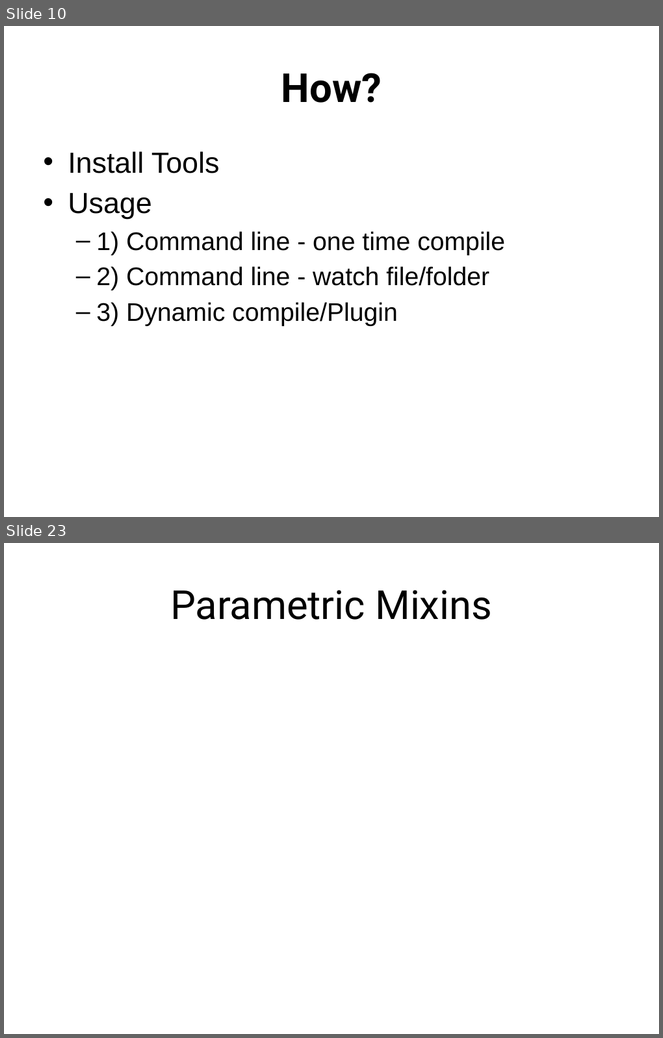
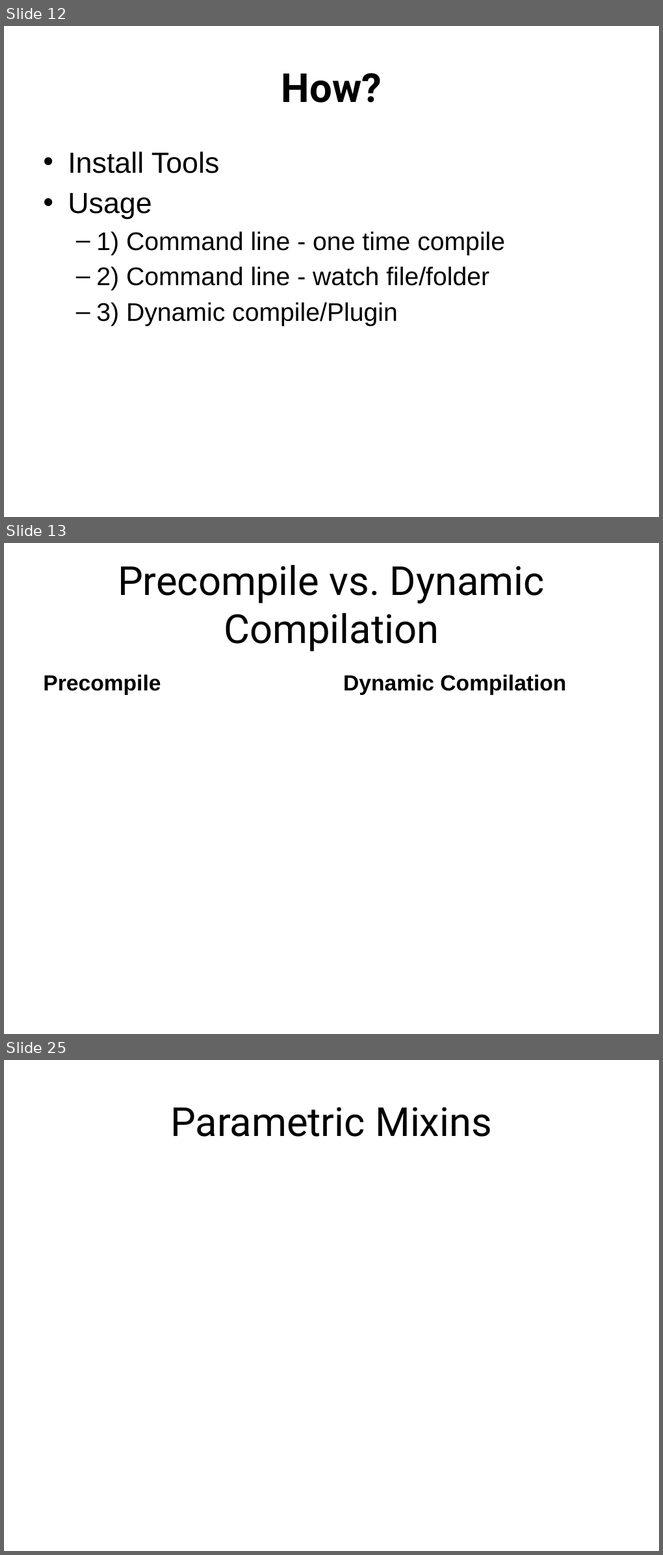
Before and after one commit to jacobladams/presentations, a slide deck: less-and-sass/Write LESS CSS and make it SASSier.pptx. Shown one above the other, each under a label of ours: slides 10 and 23 before the commit, slides 12, 13 and 25 after it; the slides between them are not shown. The pictures are 663x1038 and 663x1555 pixels, drawn with LibreOffice and Linux fonts; fonts in the diff are those of the drawing. Boxes give left, top, right and bottom in pixels: in the first picture for what was removed or moved away, otherwise in the second. Text is boxed around its words. In the diff, an @@ line names an element or a change of style, - is before the commit and + after.

```diff
--- a/less-and-sass/Write LESS CSS and make it SASSier.pptx
+++ b/less-and-sass/Write LESS CSS and make it SASSier.pptx
@@ slide 13 added at <box>4,543,659,1034</box>, background #FFFFFF @@
@@ title added at <box>118,564,545,652</box>, 44 pt, text #000000 @@
+Precompile vs. Dynamic Compilation
@@ text added at <box>43,674,161,695</box>, 24 pt, text #000000, bold @@
+Precompile
@@ text added at <box>343,674,566,695</box>, 24 pt, text #000000, bold @@
+Dynamic Compilation
@@ what was slide 10 is now slide 12 @@
@@ what was slide 23 is now slide 25 @@
```
Also in this commit, not shown: 6 slides changed, 16 other slides added, 12 slides removed.
